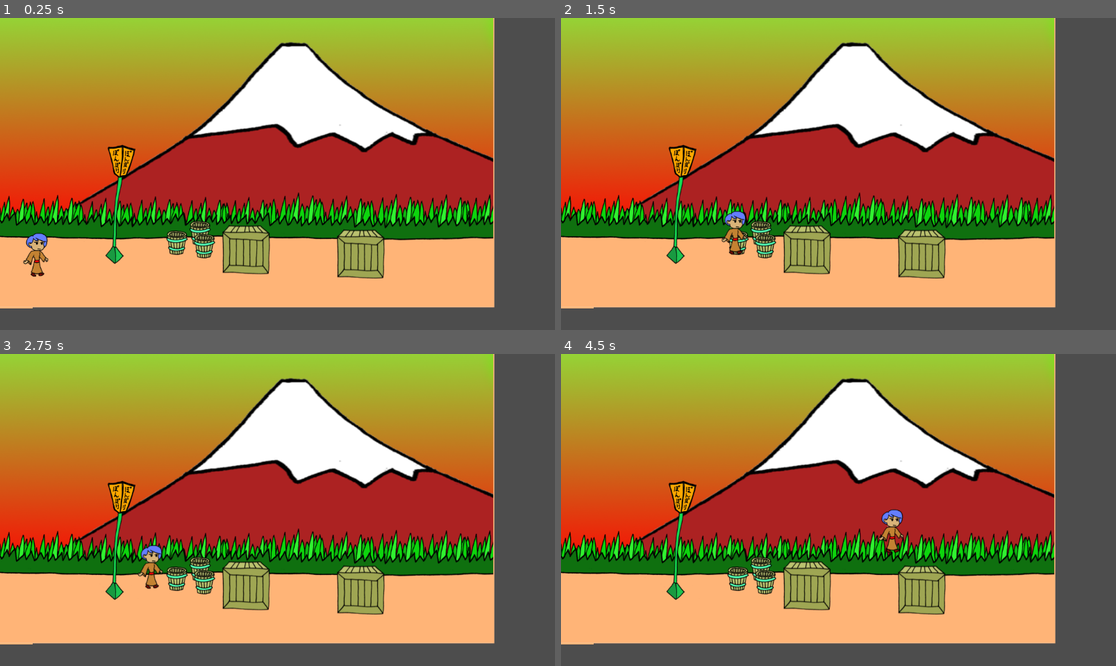
Above: before the commit, frames 1-4 (two rows, left to right).
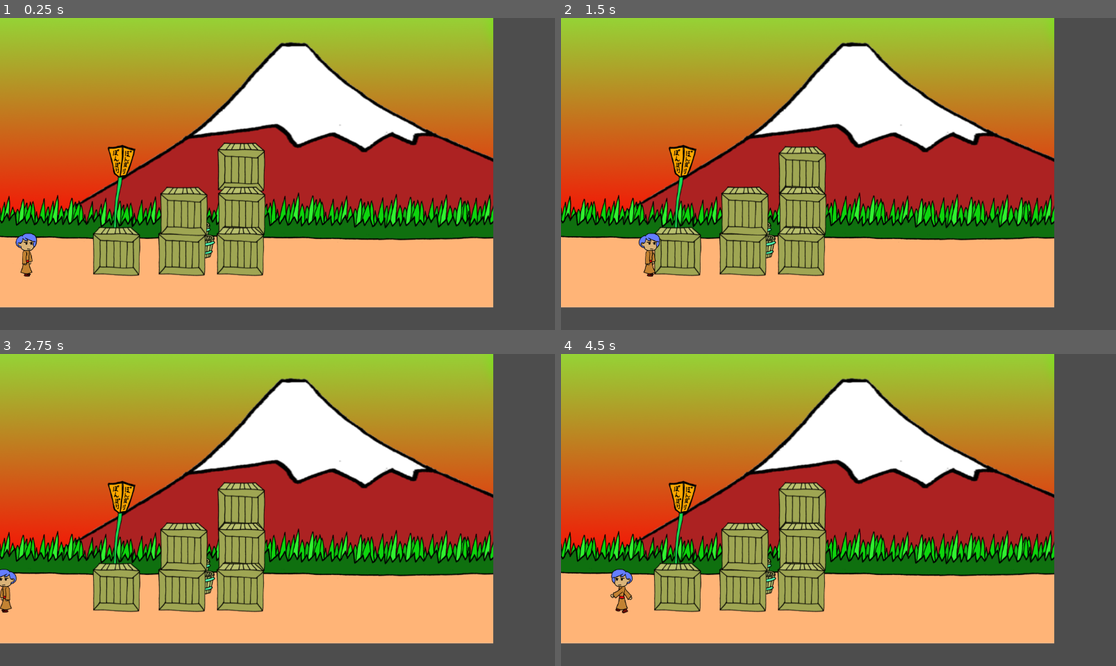
Above: after the commit, the same moments.

Repository: klausenjoao/Jogo-Godot
Game: Godot game, scene res://world.tscn
Same seed, same stepped clock (60 frames per second), same inputs: the game is played once before the commit and once after it.
Inputs:
- Up to frame 1 (0.25 s): no input
- Up to frame 2 (1.5 s): tap Enter (ui_accept) at 0.5, 0.6, 0.77, 1.07, 1.35 s; hold Right (ui_right) from 0.53 s (still down)
- Up to frame 3 (2.75 s): tap Enter (ui_accept) at 1.52, 1.82, 2.1 s; release Right (ui_right) at 2.03 s; hold Left (ui_left) from 2.03 s (still down)
- Up to frame 4 (4.5 s): release Left (ui_left) at 2.78 s; hold Right (ui_right) 2.78-4.28 s; tap Enter (ui_accept) at 2.85, 3.02, 3.32, 3.6, 3.77, 4.07, 4.35 s; hold Left (ui_left) from 4.28 s (still down)

The runs differ from the first frame. In frame 1, 8.8% of the frame differs, in the area x 0-90%, y 0-94%; in frame 2, 8.4%; in frame 3, 8.8%; in frame 4, 8.9%.

Commit message:
“aula2”

Diff:
--- a/box.tscn
+++ b/box.tscn
@@ -5,7 +5,7 @@
 [sub_resource type="RectangleShape2D" id="RectangleShape2D_ieana"]
 size = Vector2(93, 84)
 
-[node name="box" type="StaticBody2D"]
+[node name="box" type="RigidBody2D"]
 
 [node name="Sprite2D" type="Sprite2D" parent="."]
 texture = ExtResource("1_2wqv7")
--- a/player.gd
+++ b/player.gd
@@ -1,28 +1,31 @@
 extends CharacterBody2D
 
+var speed = 300.0
+var jump_speed = -500.0
 
-const SPEED = 300.0
-const JUMP_VELOCITY = -400.0
-
-# Get the gravity from the project settings to be synced with RigidBody nodes.
+# Pega a gravidade das configurações do projeto
 var gravity = ProjectSettings.get_setting("physics/2d/default_gravity")
 
-
 func _physics_process(delta):
-	# Add the gravity.
+	# Aplica a gravidade apenas quando o personagem não está no chão
 	if not is_on_floor():
 		velocity.y += gravity * delta
 
-	# Handle jump.
-	if Input.is_action_just_pressed("ui_accept") and is_on_floor():
-		velocity.y = JUMP_VELOCITY
+	# Lógica de pulo
+	if Input.is_action_just_pressed("ui_up") and is_on_floor():
+		$SoundJump.play()
+		velocity.y = jump_speed  # Aqui o pulo ocorre corretamente
 
-	# Get the input direction and handle the movement/deceleration.
-	# As good practice, you should replace UI actions with custom gameplay actions.
+	# Obtém a direção do input
 	var direction = Input.get_axis("ui_left", "ui_right")
-	if direction:
-		velocity.x = direction * SPEED
+	velocity.x = direction * speed
+
+	# Lógica de animação
+	if direction != 0:
+		$AnimatedSprite2D.flip_h = direction < 0
+		$AnimatedSprite2D.play()
 	else:
-		velocity.x = move_toward(velocity.x, 0, SPEED)
+		$AnimatedSprite2D.stop()
 
+	# Aplica o movimento
 	move_and_slide()
--- a/player.tscn
+++ b/player.tscn
@@ -1,10 +1,11 @@
-[gd_scene load_steps=8 format=3 uid="uid://gvtg8dkcaffm"]
+[gd_scene load_steps=9 format=3 uid="uid://gvtg8dkcaffm"]
 
 [ext_resource type="Script" path="res://player.gd" id="1_uejx8"]
 [ext_resource type="Texture2D" uid="uid://18c7tlstjvvb" path="res://assets/player_00.png" id="1_vvdfp"]
 [ext_resource type="Texture2D" uid="uid://byw0nbubwguph" path="res://assets/player_01.png" id="2_2tsuo"]
 [ext_resource type="Texture2D" uid="uid://qmt2p3trqynv" path="res://assets/player_02.png" id="3_ia5m4"]
 [ext_resource type="Texture2D" uid="uid://6s5mpcmo56t8" path="res://assets/player_03.png" id="4_me8gt"]
+[ext_resource type="AudioStream" uid="uid://lgnxvqcb5hs7" path="res://assets/jump.wav" id="6_hltrn"]
 
 [sub_resource type="SpriteFrames" id="SpriteFrames_xn6c0"]
 animations = [{
@@ -39,3 +40,6 @@
 
 [node name="CollisionShape2D" type="CollisionShape2D" parent="."]
 shape = SubResource("CapsuleShape2D_fn50i")
+
+[node name="SoundJump" type="AudioStreamPlayer2D" parent="."]
+stream = ExtResource("6_hltrn")
--- a/project.godot
+++ b/project.godot
@@ -10,7 +10,7 @@
 
 [application]
 
-config/name="Jogo"
+config/name="Jogo-godot"
 run/main_scene="res://world.tscn"
 config/features=PackedStringArray("4.2", "Forward Plus")
 config/icon="res://icon.svg"
--- a/world.tscn
+++ b/world.tscn
@@ -1,18 +1,21 @@
-[gd_scene load_steps=6 format=3 uid="uid://ddnuy5gdr6j88"]
+[gd_scene load_steps=7 format=3 uid="uid://ddnuy5gdr6j88"]
 
 [ext_resource type="PackedScene" uid="uid://cdcon0plyub0o" path="res://ground.tscn" id="1_c7jch"]
 [ext_resource type="PackedScene" uid="uid://byei2lno5ncaa" path="res://groundParede.tscn" id="1_eni3q"]
 [ext_resource type="Texture2D" uid="uid://kbjbax3i0wtf" path="res://assets/background.png" id="1_hqc3h"]
 [ext_resource type="PackedScene" uid="uid://ovb004uio8l6" path="res://box.tscn" id="2_5rcr3"]
 [ext_resource type="PackedScene" uid="uid://gvtg8dkcaffm" path="res://player.tscn" id="3_o1xse"]
+[ext_resource type="AudioStream" uid="uid://3xbpmvgatkea" path="res://assets/music.ogg" id="6_cfoqw"]
 
 [node name="world" type="Node2D"]
 
 [node name="Ground2" parent="." instance=ExtResource("1_eni3q")]
-position = Vector2(33, 91)
+visible = false
+position = Vector2(-34, 96)
 
 [node name="Ground3" parent="." instance=ExtResource("1_eni3q")]
-position = Vector2(991, 89)
+visible = false
+position = Vector2(1059, 90)
 
 [node name="Ground" parent="." instance=ExtResource("1_c7jch")]
 position = Vector2(512, 566)
@@ -22,11 +25,27 @@
 offset_bottom = 40.0
 texture = ExtResource("1_hqc3h")
 
+[node name="box2" parent="." instance=ExtResource("2_5rcr3")]
+position = Vector2(378, 486)
+
+[node name="box3" parent="." instance=ExtResource("2_5rcr3")]
+position = Vector2(382, 379)
+
+[node name="box4" parent="." instance=ExtResource("2_5rcr3")]
+position = Vector2(501, 281)
+
+[node name="box5" parent="." instance=ExtResource("2_5rcr3")]
+position = Vector2(502, 383)
+
+[node name="box6" parent="." instance=ExtResource("2_5rcr3")]
+position = Vector2(499, 490)
+
 [node name="box" parent="." instance=ExtResource("2_5rcr3")]
-position = Vector2(749, 490)
-
-[node name="box2" parent="." instance=ExtResource("2_5rcr3")]
-position = Vector2(511, 481)
+position = Vector2(242, 481)
 
 [node name="Player" parent="." instance=ExtResource("3_o1xse")]
 position = Vector2(56, 470)
+
+[node name="Music" type="AudioStreamPlayer2D" parent="."]
+stream = ExtResource("6_cfoqw")
+autoplay = true
Not shown, added: export_presets.cfg
Not shown, added: .gitattributes
Not shown, added: .gitignore
